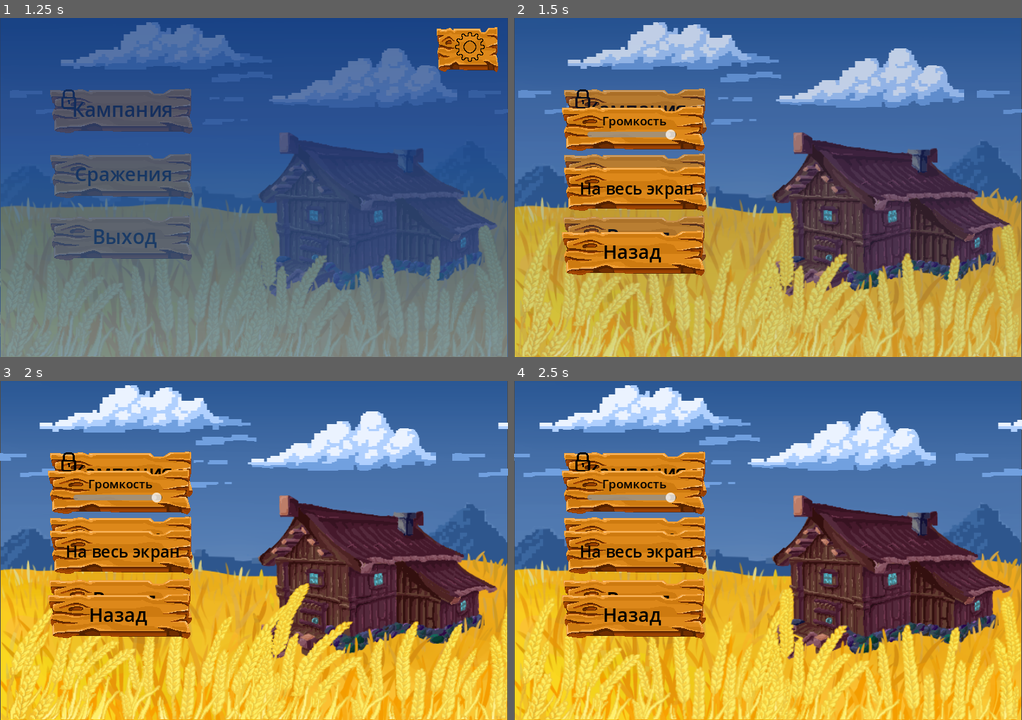
Above: before the commit, frames 1-4 (two rows, left to right).
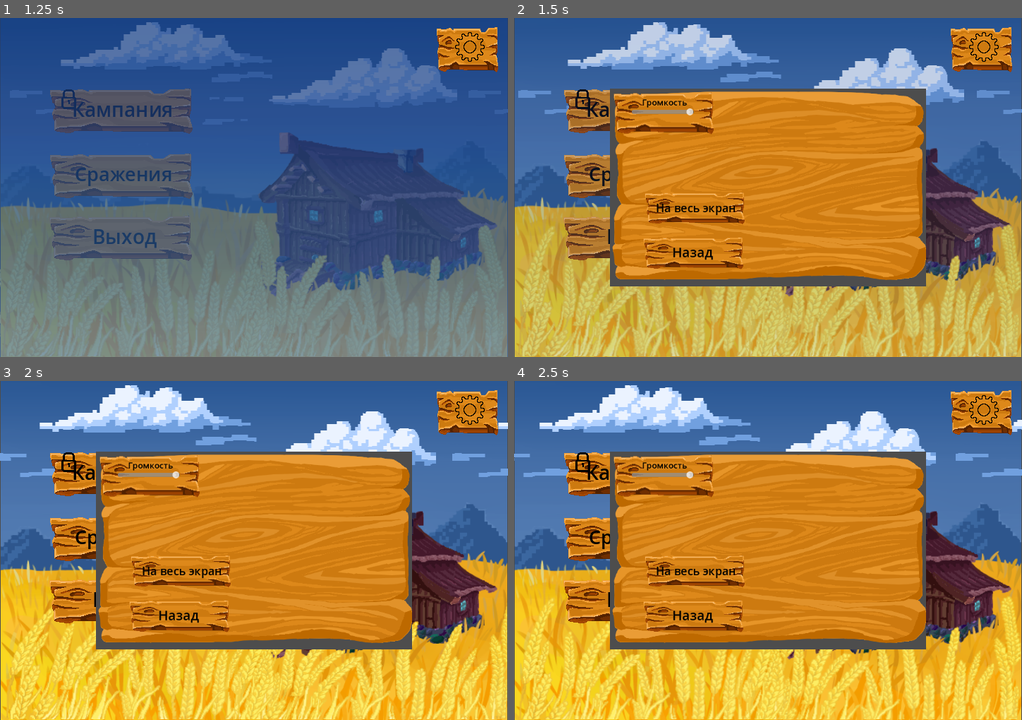
Above: after the commit, the same moments.

Repository: m-andreevskii/K-Cards
Game: Godot game, scene res://KCards/scenes/welcome_window.tscn
Two runs of this game, one before a commit and one after it. Both use one fixed random seed, a clock stepped at 60 frames per second and the inputs below.
Inputs (mouse positions are in pixels of both pictures, inside the frame that each line leads up to):
- Up to frame 1 (1.25 s): click "Play" at 0.5 s
- Up to frame 2 (1.5 s): click (981, 48) at 1.25 s
- Up to frame 3 (2 s): no input
- Up to frame 4 (2.5 s): click "На весь экран" at 2 s

Frame 1 is identical in both runs. In frame 2, 38% of the frame differs, in the area x 9-99%, y 2-80%; in frame 3, 36%; in frame 4, 36%.

Commit message:
added music change in deck building

Diff:
--- a/KCards/scenes/audio/menu_audio.gd
+++ b/KCards/scenes/audio/menu_audio.gd
@@ -15,3 +15,16 @@
 
 func buttonPressedSound() -> void:
 	$ButtonPressedSound.play()
+
+
+func changeBackgroundMusic(newMusic: String) -> void:
+	for audioStream in self.get_children():
+		audioStream.stop()
+
+
+	match newMusic:
+		"deckBuilding":
+			$DeckBuildingBackgroundMusic.play()
+
+		"menu":
+			$MenuBackGroundMusic.play()
--- a/KCards/scenes/audio/menu_audio.tscn
+++ b/KCards/scenes/audio/menu_audio.tscn
@@ -1,8 +1,9 @@
-[gd_scene load_steps=4 format=3 uid="uid://gin8ym3srci0"]
+[gd_scene load_steps=5 format=3 uid="uid://gin8ym3srci0"]
 
 [ext_resource type="Script" path="res://KCards/scenes/audio/menu_audio.gd" id="1_n2x28"]
 [ext_resource type="AudioStream" uid="uid://d3wsf2argq41o" path="res://KCards/audio/music/Menu_theme_v01.mp3" id="2_31cn3"]
 [ext_resource type="AudioStream" uid="uid://ndh2o1x5h0k1" path="res://KCards/audio/sound_effects/button_click_01.mp3" id="2_f3145"]
+[ext_resource type="AudioStream" uid="uid://c437hogy5m80y" path="res://KCards/audio/music/deck_building_v01.mp3" id="4_at87h"]
 
 [node name="MenuAudio" type="Node2D"]
 script = ExtResource("1_n2x28")
@@ -13,3 +14,6 @@
 
 [node name="ButtonPressedSound" type="AudioStreamPlayer" parent="."]
 stream = ExtResource("2_f3145")
+
+[node name="DeckBuildingBackgroundMusic" type="AudioStreamPlayer" parent="."]
+stream = ExtResource("4_at87h")
--- a/KCards/scenes/menu/EditDeck.gd
+++ b/KCards/scenes/menu/EditDeck.gd
@@ -14,6 +14,7 @@
 func _on_confirm_button_pressed():
 	MenuAudio.buttonPressedSound()
 	SceneTransition.change_buttons(self,"res://KCards/scenes/menu/difficulty_mode_menu.tscn")
+	MenuAudio.changeBackgroundMusic("menu")
 
 
 func _on_left_button_pressed():
--- a/KCards/scenes/menu/difficulty_mode_menu.gd
+++ b/KCards/scenes/menu/difficulty_mode_menu.gd
@@ -18,6 +18,7 @@
 func _on_editing_deck_button_pressed():
 	MenuAudio.buttonPressedSound()
 	SceneTransition.change_buttons(self,"res://KCards/scenes/menu/EditDeck.tscn")
+	MenuAudio.changeBackgroundMusic("deckBuilding")
 
 
 func _on_easy_mode_button_pressed():
--- /dev/null
+++ b/KCards/scenes/menu/hello_world_Popup.gd
@@ -0,0 +1,21 @@
+extends Popup
+
+
+# Called when the node enters the scene tree for the first time.
+func _ready():
+	pass # Replace with function body.
+
+
+# Called every frame. 'delta' is the elapsed time since the previous frame.
+func _process(delta):
+	pass
+
+
+
+
+func _on_settings_button_pressed():
+	popup()
+
+
+func _on_back_button_pressed():
+	hide()
--- a/KCards/scenes/menu/settings_button.gd
+++ b/KCards/scenes/menu/settings_button.gd
@@ -13,4 +13,6 @@
 func _on_settings_button_pressed():
 	MenuAudio.buttonPressedSound()
 #	get_tree().change_scene_to_file("res://KCards/scenes/menu/mode_menu.tscn")
-	SceneTransition.change_buttons(self,"res://KCards/scenes/menu/settings_menu.tscn")
+
+
+	#SceneTransition.change_buttons(self,"res://KCards/scenes/menu/settings_menu.tscn")
--- a/KCards/scenes/menu/settings_button.tscn
+++ b/KCards/scenes/menu/settings_button.tscn
@@ -1,8 +1,17 @@
-[gd_scene load_steps=4 format=3 uid="uid://0mdjnjd1kus3"]
+[gd_scene load_steps=12 format=3 uid="uid://0mdjnjd1kus3"]
 
 [ext_resource type="Script" path="res://KCards/scenes/menu/settings_button.gd" id="1_dhobf"]
 [ext_resource type="Texture2D" uid="uid://b8xvvfja0afjn" path="res://KCards/images/bg_buttons_picture/k-shest.png" id="1_mltkk"]
 [ext_resource type="Texture2D" uid="uid://n6gxsq4kgvyu" path="res://KCards/images/bg_buttons_picture/k-shest-temn.png" id="2_gqgtm"]
+[ext_resource type="Script" path="res://KCards/scenes/menu/hello_world_Popup.gd" id="4_vcqyq"]
+[ext_resource type="Texture2D" uid="uid://bftykyese3swo" path="res://KCards/images/bg_buttons_picture/settings_window.png" id="5_sq8ak"]
+[ext_resource type="Texture2D" uid="uid://dap7i3bphd2hu" path="res://KCards/images/bg_buttons_picture/unlock_button.png" id="6_o42hi"]
+[ext_resource type="Script" path="res://KCards/scenes/menu/settings_volume.gd" id="7_3cdvo"]
+[ext_resource type="Script" path="res://KCards/scenes/menu/settings_menu.gd" id="8_wjf5q"]
+[ext_resource type="Texture2D" uid="uid://kam5g042pbtj" path="res://KCards/images/bg_buttons_picture/k-temn.png" id="9_mnuuc"]
+[ext_resource type="Texture2D" uid="uid://dkqp1aemjln4s" path="res://KCards/images/bg_buttons_picture/lock_button.png" id="10_l2prj"]
+
+[sub_resource type="Theme" id="Theme_aaexw"]
 
 [node name="SettingsButton0" type="CanvasLayer"]
 script = ExtResource("1_dhobf")
@@ -15,4 +24,100 @@
 texture_normal = ExtResource("1_mltkk")
 texture_pressed = ExtResource("2_gqgtm")
 
+[node name="SettingsPopup" type="Popup" parent="."]
+initial_position = 1
+size = Vector2i(448, 280)
+theme = SubResource("Theme_aaexw")
+script = ExtResource("4_vcqyq")
+
+[node name="Node2D" type="Control" parent="SettingsPopup"]
+layout_mode = 3
+anchors_preset = 0
+offset_left = 4.0
+offset_top = 4.0
+offset_right = 636.0
+offset_bottom = 396.0
+
+[node name="Sprite2D" type="Sprite2D" parent="SettingsPopup/Node2D"]
+position = Vector2(-4, -4)
+scale = Vector2(0.7, 0.7)
+texture = ExtResource("5_sq8ak")
+centered = false
+
+[node name="TextureRect" type="TextureRect" parent="SettingsPopup/Node2D/Sprite2D"]
+offset_left = 4.0
+offset_top = 4.0
+offset_right = 214.0
+offset_bottom = 96.0
+texture = ExtResource("6_o42hi")
+
+[node name="SoundScrollBar" type="HSlider" parent="SettingsPopup/Node2D/Sprite2D/TextureRect"]
+layout_mode = 0
+offset_left = 40.0
+offset_top = 35.0
+offset_right = 166.0
+offset_bottom = 51.0
+max_value = 1.0
+step = 0.001
+script = ExtResource("7_3cdvo")
+bus_name = "Master"
+
+[node name="Label" type="Label" parent="SettingsPopup/Node2D/Sprite2D/TextureRect/SoundScrollBar"]
+layout_mode = 0
+offset_left = 21.0
+offset_top = -24.0
+offset_right = 112.0
+offset_bottom = 3.0
+theme_override_colors/font_color = Color(0, 0, 0, 1)
+theme_override_font_sizes/font_size = 17
+text = "Громкость"
+
+[node name="Buttons" type="Node2D" parent="SettingsPopup/Node2D/Sprite2D"]
+script = ExtResource("8_wjf5q")
+
+[node name="FullScreenButton" type="TextureButton" parent="SettingsPopup/Node2D/Sprite2D/Buttons"]
+offset_left = 67.0
+offset_top = 207.0
+offset_right = 277.0
+offset_bottom = 277.0
+texture_normal = ExtResource("6_o42hi")
+texture_pressed = ExtResource("9_mnuuc")
+texture_disabled = ExtResource("10_l2prj")
+
+[node name="Label" type="Label" parent="SettingsPopup/Node2D/Sprite2D/Buttons/FullScreenButton"]
+layout_mode = 0
+offset_left = 14.0
+offset_top = 18.0
+offset_right = 200.0
+offset_bottom = 58.0
+theme_override_colors/font_color = Color(0, 0, 0, 1)
+theme_override_font_sizes/font_size = 23
+text = "На весь экран"
+horizontal_alignment = 1
+
+[node name="BackButton" type="TextureButton" parent="SettingsPopup/Node2D/Sprite2D/Buttons"]
+offset_left = 64.0
+offset_top = 298.0
+offset_right = 274.0
+offset_bottom = 368.0
+texture_normal = ExtResource("6_o42hi")
+texture_pressed = ExtResource("9_mnuuc")
+texture_disabled = ExtResource("10_l2prj")
+
+[node name="Label" type="Label" parent="SettingsPopup/Node2D/Sprite2D/Buttons/BackButton"]
+layout_mode = 0
+offset_left = 36.0
+offset_top = 14.0
+offset_right = 171.0
+offset_bottom = 54.0
+theme_override_colors/font_color = Color(0, 0, 0, 1)
+theme_override_font_sizes/font_size = 27
+text = "Назад"
+horizontal_alignment = 1
+
 [connection signal="pressed" from="SettingsButton" to="." method="_on_settings_button_pressed"]
+[connection signal="pressed" from="SettingsButton" to="SettingsPopup" method="_on_settings_button_pressed"]
+[connection signal="value_changed" from="SettingsPopup/Node2D/Sprite2D/TextureRect/SoundScrollBar" to="SettingsPopup/Node2D/Sprite2D/TextureRect/SoundScrollBar" method="_on_value_changed"]
+[connection signal="pressed" from="SettingsPopup/Node2D/Sprite2D/Buttons/FullScreenButton" to="SettingsPopup/Node2D/Sprite2D/Buttons" method="_on_fullscreen_button_pressed"]
+[connection signal="pressed" from="SettingsPopup/Node2D/Sprite2D/Buttons/BackButton" to="SettingsPopup/Node2D/Sprite2D/Buttons" method="_on_back_button_pressed"]
+[connection signal="pressed" from="SettingsPopup/Node2D/Sprite2D/Buttons/BackButton" to="SettingsPopup" method="_on_back_button_pressed"]
--- a/KCards/scenes/menu/settings_menu.gd
+++ b/KCards/scenes/menu/settings_menu.gd
@@ -21,4 +21,6 @@
 	#TODO add backing to previous scene
 	MenuAudio.buttonPressedSound()
 #	get_tree().change_scene_to_file("res://KCards/scenes/menu/mode_menu.tscn")
-	SceneTransition.change_buttons(self,"res://KCards/scenes/menu/main_menu.tscn")
+
+
+	#SceneTransition.change_buttons(self,"res://KCards/scenes/menu/main_menu.tscn")
--- a/KCards/scenes/menu/settings_menu.tscn
+++ b/KCards/scenes/menu/settings_menu.tscn
@@ -16,6 +16,7 @@
 texture = ExtResource("1_8o7qf")
 
 [node name="SoundScrollBar" type="HSlider" parent="TextureRect"]
+layout_mode = 0
 offset_left = 40.0
 offset_top = 35.0
 offset_right = 166.0
--- a/project.godot
+++ b/project.godot
@@ -24,6 +24,7 @@
 
 window/size/viewport_width=720
 window/size/viewport_height=480
+window/stretch/mode="canvas_items"
 
 [dotnet]
 
Not shown, added: KCards/audio/music/deck_building_v01.mp3.import
Binary file added: KCards/images/bg_buttons_picture/settings_window.png
Not shown, added: KCards/images/bg_buttons_picture/settings_window.png.import
Not shown, added: KCards/audio/music/deck_building_v01.mp3
